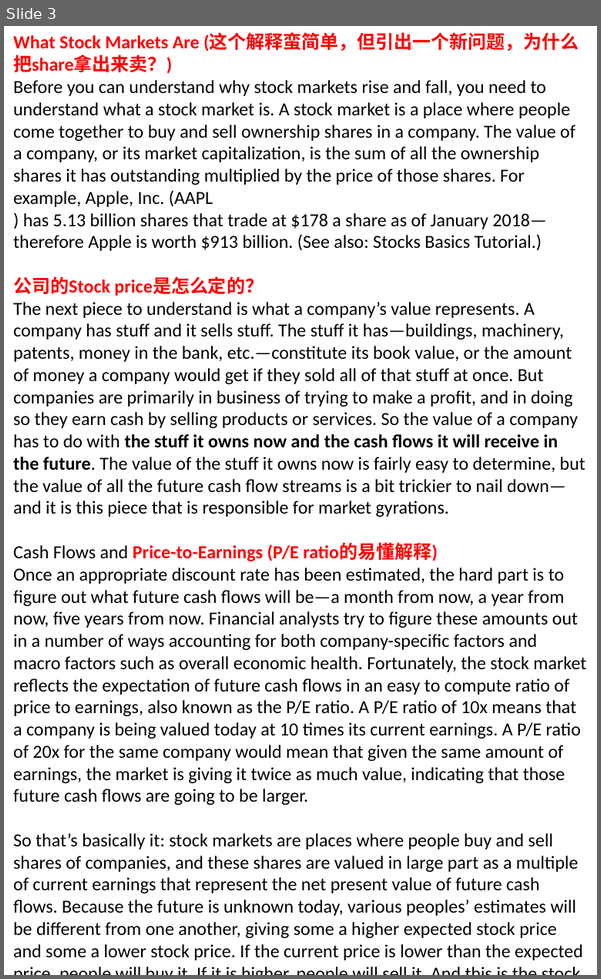
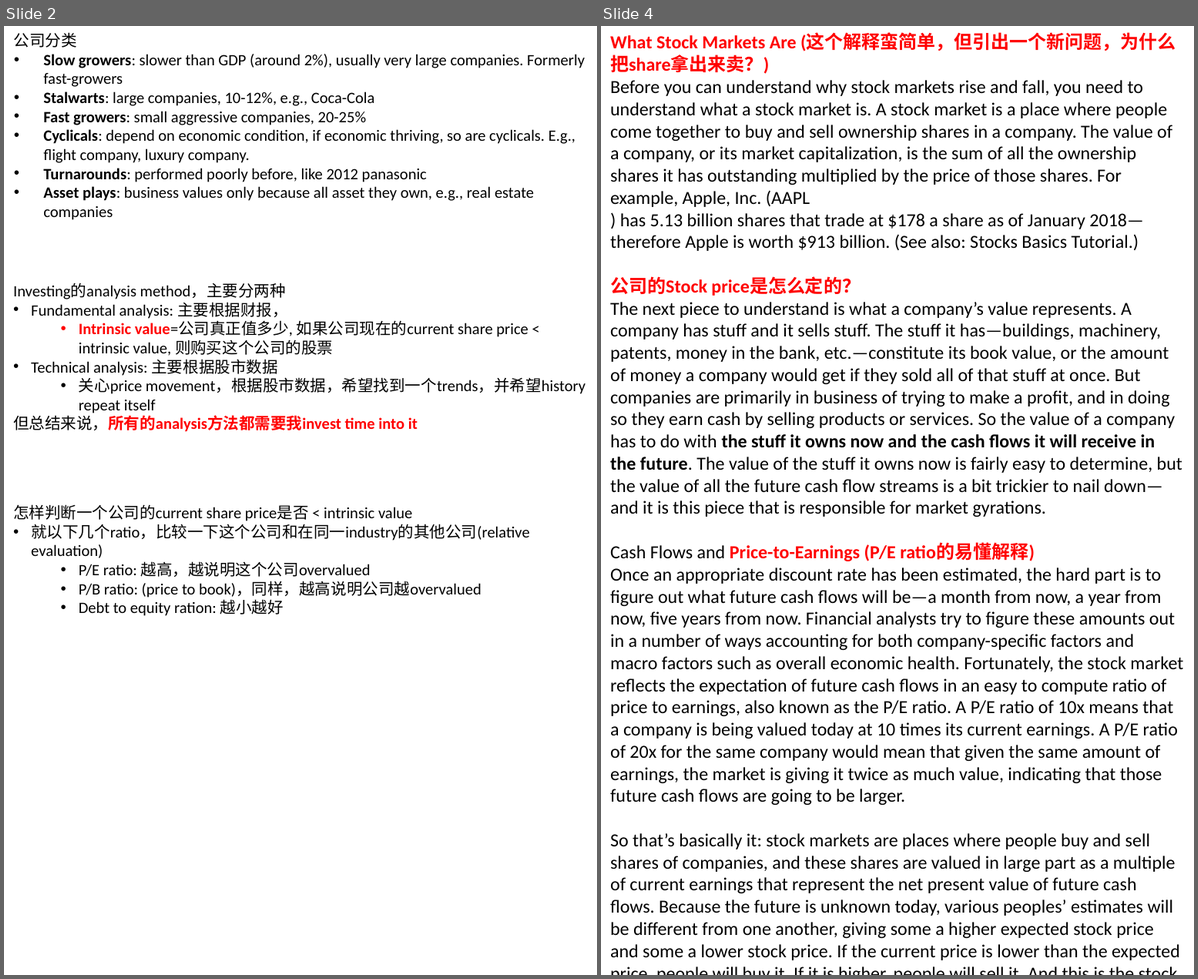
Before and after one commit to legend507/CommonSense, a slide deck: [BeAInvestor].pptx. Shown side by side, each under a label of ours: slide 3 before the commit, slides 2 and 4 after it; the slides between them are not shown. The pictures are 601x979 and 1198x979 pixels, drawn with LibreOffice and Linux fonts; fonts in the diff are those of the drawing. Boxes give left, top, right and bottom in pixels: in the first picture for what was removed or moved away, otherwise in the second. Text is boxed around its words. In the diff, an @@ line names an element or a change of style, - is before the commit and + after.

```diff
--- a/[BeAInvestor].pptx
+++ b/[BeAInvestor].pptx
@@ slide 2 added at box(4, 26, 597, 975), background #FFFFFF @@
@@ text added at box(14, 32, 585, 220), 12 pt, text #000000 @@
+公司分类
+• Slow growers: slower than GDP (around 2%), usually very large companies. Formerly fast-growers
+• Stalwarts: large companies, 10-12%, e.g., Coca-Cola
+• Fast growers: small aggressive companies, 20-25%
+• Cyclicals: depend on economic condition, if economic thriving, so are cyclicals. E.g., flight company, luxury company.
+• Turnarounds: performed poorly before, like 2012 panasonic
+• Asset plays: business values only because all asset they own, e.g., real estate companies
@@ text added at box(13, 283, 585, 432), 12 pt, text #000000 @@
+Investing的analysis method，主要分两种
+• Fundamental analysis: 主要根据财报，
+  • Intrinsic value=公司真正值多少, 如果公司现在的current share price < intrinsic value, 则购买这个公司的股票
+• Technical analysis: 主要根据股市数据
+  • 关心price movement，根据股市数据，希望找到一个trends，并希望history repeat itself
+但总结来说，所有的analysis方法都需要我invest time into it
@@ text added at box(13, 504, 529, 616), 12 pt, text #000000 @@
+怎样判断一个公司的current share price是否 < intrinsic value
+• 就以下几个ratio，比较一下这个公司和在同一industry的其他公司(relative evaluation)
+  • P/E ratio: 越高，越说明这个公司overvalued
+  • P/B ratio: (price to book)，同样，越高说明公司越overvalued
+  • Debt to equity ration: 越小越好
@@ what was slide 3 is now slide 4 @@
```
Also in this commit, not shown: 2 slides changed.
